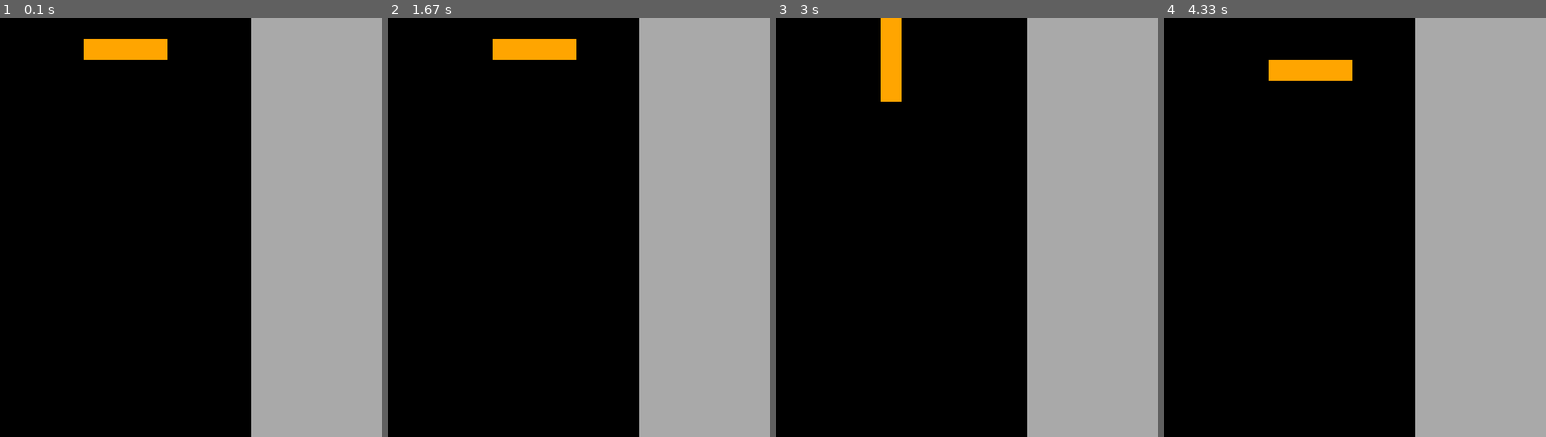
Above: before the commit, frames 1-4 (left to right).
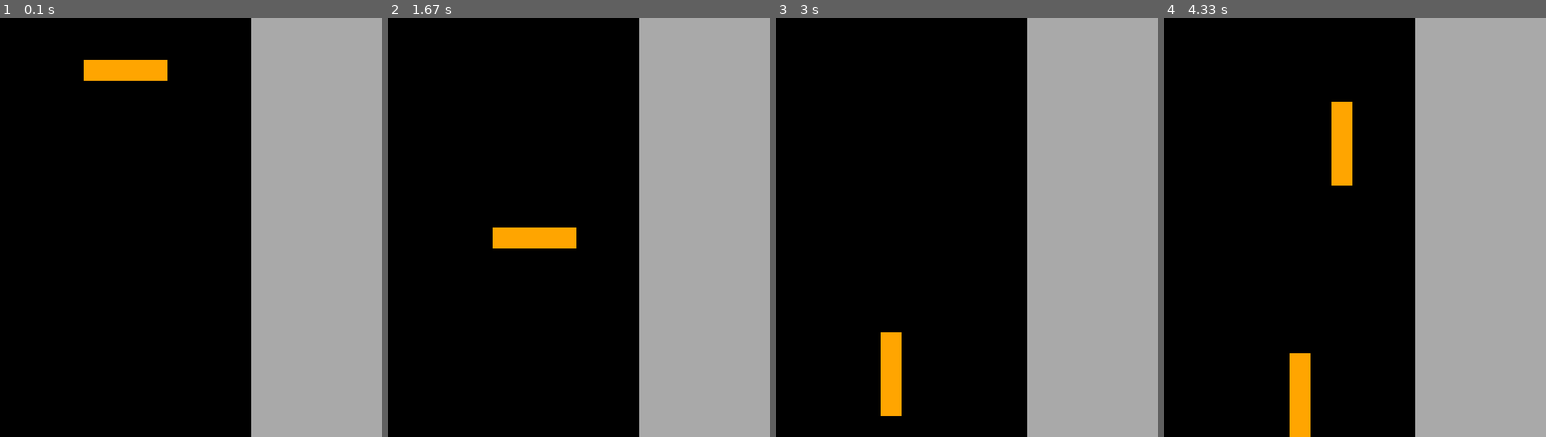
Above: after the commit, the same moments.

Repository: shogun-mar/Pygame-Tetris
Game: pygame game, started from main.py
The game is run twice, just before and just after one commit, with the same random seed, the same clock (stepped at 60 frames per second) and the same inputs.
Inputs:
- Up to frame 1 (0.1 s): no input
- Up to frame 2 (1.67 s): hold D 0.33-0.8 s; hold D 0.83-1.3 s; hold A from 1.33 s (still down)
- Up to frame 3 (3 s): release A at 1.87 s; hold S 1.9-2.43 s; tap E at 2.05 s; hold A from 2.47 s (still down)
- Up to frame 4 (4.33 s): release A at 3.02 s; hold D 3.05-3.68 s; hold S 3.72-4.27 s; tap E at 3.87 s; hold A from 4.3 s (still down)

The runs differ from the first frame. In frame 1, 2.2% of the frame differs, in the area x 21-44%, y 5-15%; in frame 2, 2.2%; in frame 3, 2.2%; in frame 4, 3.3%, in the area x 27-50%, y 10-100%.

Commit message:
debug pygame tetris pt2

Diff:
--- a/main.py
+++ b/main.py
@@ -9,7 +9,7 @@
 pygame.display.set_caption('Tetris')
 clock = pygame.time.Clock()
 
-grid = [[0 for _ in range(GRID_WIDTH)] for _ in range(GRID_HEIGHT)] # 0 means empty cell, color name means filled cell with that color
+grid = [[0] * GRID_WIDTH for _ in range(GRID_HEIGHT)] # 0 means empty cell, color name means filled cell with that color
 game_background_surface = pygame.Surface((SCREEN_WIDTH, SCREEN_HEIGTH))
 highest_loose_cells_row = 0
 
@@ -65,37 +65,37 @@
     for cell_position in current_tetromino.cell_positions:
         column = cell_position[0]
         row = cell_position[1]
-        if row == GRID_HEIGHT - 1 or (row + 1 < GRID_HEIGHT and grid[row + 1][column] != 0):  # If cells need to be converted
-            should_convert = True
-            break
+        try:
+            if row == GRID_HEIGHT - 1 or (row + 1 < GRID_HEIGHT and 0 <= column < GRID_WIDTH and grid[row + 1][column] != 0):  # If cells need to be converted
+                should_convert = True
+                break
+        except Exception:
+            print(f"row {row}, column {column}")
 
     if should_convert:
+        print('Converting tetromino to loose cells')
         for cell_position in current_tetromino.cell_positions:
+            print(f"Converting cell {cell_position}")
             column = cell_position[0]
             row = cell_position[1]
             if 0 <= row < GRID_HEIGHT and 0 <= column < GRID_WIDTH:  # Ensure indices are within bounds
                 grid[row][column] = current_tetromino.color  # Add cell to the grid
+                print(f"Converted cell {cell_position}")
+                highest_loose_cells_row = max(highest_loose_cells_row, row)  # Update the highest row with loose cells
 
-        # Tetromino has reached the bottom, generate a new tetromino append it to the list and set it as the current tetromino then remove the first element
+        # Generate a new tetromino and set it as the current tetromino
         tetrominoes.append(gen_random_tetromino())
         current_tetromino = tetrominoes[0]
         tetrominoes.pop(0)
     else:
         # Move tetromino down one cell
-        #current_tetromino.move_down()
-        ...
+        current_tetromino.move_down()
 
     # Check if there are any full rows
-    remove_row = True
-    for i in range(GRID_HEIGHT):
-        for cell in grid[i]: #For each cell in the row
-            if cell == 0:
-                remove_row = False
-                break
-        if remove_row:
-            print('Row', i, 'is full')
-            grid[i] = [0] * GRID_WIDTH #The right expression generates a list filled with 0s with length equal to GRID_WIDTH
-            highest_loose_cells_row = i #Update the highest loose cells row
+    for row in range(GRID_HEIGHT):
+        if all(cell != 0 for cell in grid[row]):
+            print(f"Clearing full row {row}")
+            grid[row] = [0] * (GRID_WIDTH - 1)
 
 def check_defeat():
     for column in range(GRID_WIDTH):
@@ -114,8 +114,12 @@
     #Draw loose cells
     for row in range(GRID_HEIGHT):
         for column in range(GRID_WIDTH):
-            if grid[row][column] != 0:
-                pygame.draw.rect(screen, grid[row][column], (column * TILE_SIZE, row * TILE_SIZE, TILE_SIZE, TILE_SIZE))
+            try:
+                if column != 11:
+                    if grid[row][column] != 0:
+                        pygame.draw.rect(screen, grid[row][column], (column * TILE_SIZE, row * TILE_SIZE, TILE_SIZE, TILE_SIZE))
+            except Exception:
+                print(f"column {column}")
 
 def draw_dialogue_menu():
     # Offsets
--- a/tetromino.py
+++ b/tetromino.py
@@ -16,7 +16,7 @@
     def can_move_left(self):
         leftmost_cell_column, leftmost_cell_row = min(self.cell_positions, key=lambda cell: cell[0])
         desired_leftmost_column = min(leftmost_cell_column - 1, 0)
-        return not(self.is_right_above_loose_cells_or_bottom()) and self.grid[leftmost_cell_row][desired_leftmost_column] == 0
+        return not(self.is_right_above_loose_cells_or_bottom()) and self.grid[leftmost_cell_row][desired_leftmost_column] == 0 and desired_leftmost_column >= 0
 
     def move_right(self):
         if self.can_move_right():
@@ -24,8 +24,8 @@
 
     def can_move_right(self):
         rightmost_cell_column, rightmost_cell_row = max(self.cell_positions, key=lambda cell: cell[0])
-        desired_rightmost_column = min(rightmost_cell_column + 1, GRID_WIDTH - 1)
-        return not(self.is_right_above_loose_cells_or_bottom()) and self.grid[rightmost_cell_row][desired_rightmost_column] == 0
+        desired_rightmost_column = rightmost_cell_column + 1
+        return not(self.is_right_above_loose_cells_or_bottom()) and self.grid[rightmost_cell_row][min(rightmost_cell_column + 1, GRID_WIDTH - 1)] == 0 and desired_rightmost_column < GRID_WIDTH
 
     def is_right_above_loose_cells_or_bottom(self):
         lowermost_cell_row = max(cell[1] for cell in self.cell_positions)
